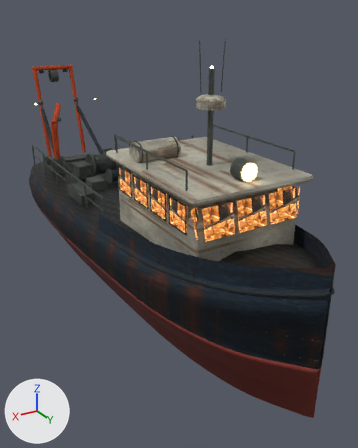
One commit to the glTF model models/web/boat.glb: the scene before it, then after it.
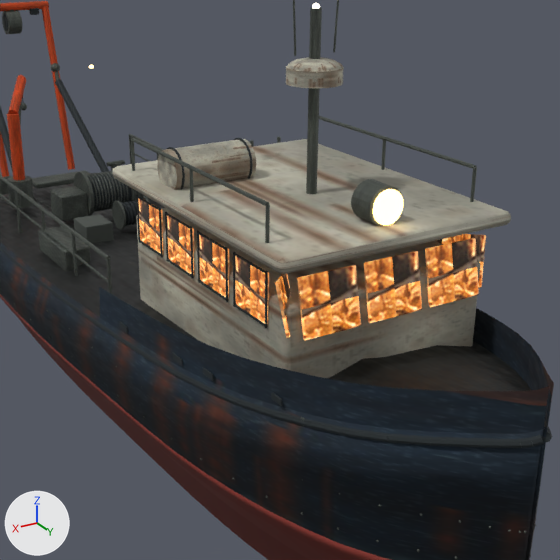
Each version is shown whole from a 50 mm lens placed at (6.15, 12.04, 6.3), pointed at (-0.63, 0.73, 0.64), then close up on the part from 13% to 95% of the width and 14% to 80% of the height. Every picture has the same lights, and +X, +Y and +Z are marked at lower left. The last two pictures show the newer version. Where no turn or scale is listed for an object, it has been applied to the vertices. Vertices at exactly the same position are counted once.
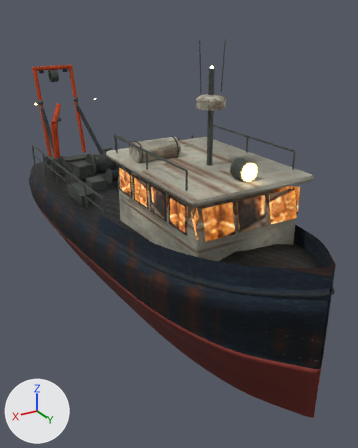
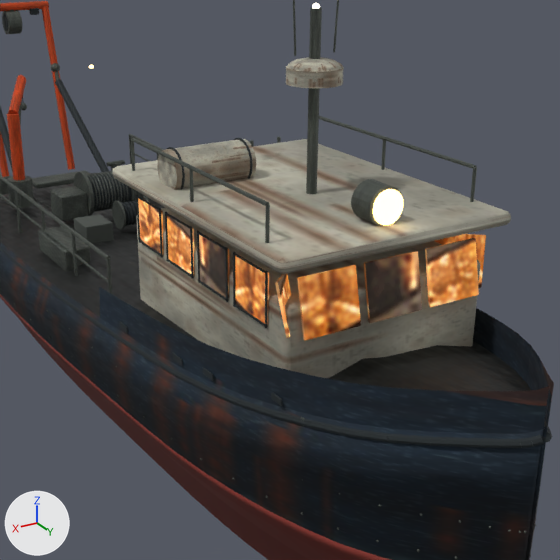
Patch to the scene script:
```diff
--- a/models/web/boat.glb.py
+++ b/models/web/boat.glb.py
@@ mat_window_lit @@
 n0 = _N.new('ShaderNodeBsdfPrincipled'); n0.name = 'Principled BSDF'
 n0.inputs[2].default_value = 0.2  # 'Roughness'
-n0.inputs[28].default_value = 0.95  # 'Emission Strength'
+n0.inputs[28].default_value = 0.7  # 'Emission Strength'
 n1 = _N.new('ShaderNodeOutputMaterial'); n1.name = 'Material Output'
@@ me_mesh_6 @@
 me_mesh_6.from_pydata(...)  # 776 vertices, 1496 faces; spans x 1.63..4.46, y -17.79..-13.86, z 1.66..2.32
 # used by ob_mesh_6; location = (-3.04, 18.65, 0.48)
+# me_mesh_6 part 1: texture (UV) coordinates of 1196 of 1496 faces, centred in x 1.63..4.46, y -17.48..-13.86, z 1.67..2.32, changed; they spanned u 0.0..0.06, v 0.94..1.0 and now span u 0.0..0.06, v 0.94..1.0
 me_mesh_6.materials.append(mat_window_lit)
```

Where the change shows, as pixel boxes [x1, y1, x2, y2] in the close-ups (560 x 560 px):
'Mesh_6', surface changed: [138, 198, 486, 341] in both
